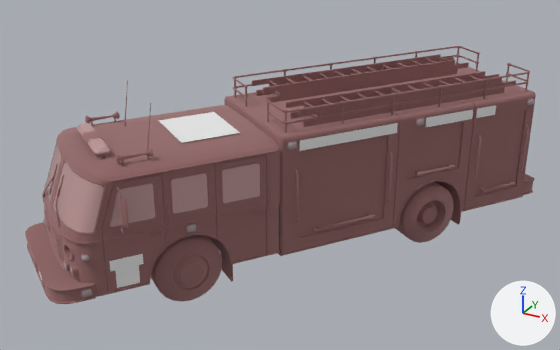
The glTF model glb/city/veh-bomberos.glb: old version first, new version second.
Rendered twice from a 50 mm lens placed at (5.28, -10.17, 6.19), pointed at (-0.19, -0.22, 1.21). Every picture has the same lights, and +X, +Y and +Z are marked at lower right. The first picture is the older version. Where no turn or scale is listed for an object, it has been applied to the vertices. Vertices at exactly the same position are counted once.

Objects in the first picture: 'fire_truck_firetruck_0', 'fire_truck_firetruck_decals_0', 'fire_truck_firetruck_glass_0', 'fire_truck_firetruck_glass_0.001', 'fire_truck_optics_tex_0'.
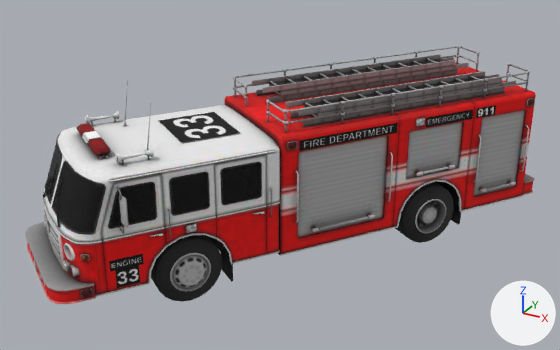
What differs and where, as boxes (x1, y1, x2, y2) in the pictures (560 x 350 px):
'fire_truck_firetruck_0', surface changed
    both: (25, 46, 536, 304)
'fire_truck_firetruck_glass_0', surface changed (darker)
    both: (46, 141, 260, 233)
'fire_truck_firetruck_decals_0', surface changed
    both: (39, 105, 496, 288)
'fire_truck_firetruck_glass_0.001', surface changed (pink to red)
    both: (77, 123, 110, 156)
'fire_truck_optics_tex_0', surface changed
    both: (43, 99, 534, 297)

Edits to the bpy script that builds the scene:
```text
Add img_image_4:
    img_image_4 = load_image('Image_4', '_unpacked/Image_4', 256, 256, 'sRGB')
Add img_image_3:
    img_image_3 = load_image('Image_3', '_unpacked/Image_3', 256, 256, 'sRGB')
Add img_image_2:
    img_image_2 = load_image('Image_2', '_unpacked/Image_2', 256, 256, 'sRGB')
Add img_image_1:
    img_image_1 = load_image('Image_1', '_unpacked/Image_1', 256, 256, 'sRGB')
Add img_image_0:
    img_image_0 = load_image('Image_0', '_unpacked/Image_0', 256, 256, 'sRGB')
Change mat_firetruck:
    remove mat_firetruck.base_color = (0.536, 0.322, 0.322)  # pink #c19a9a
    mat_firetruck.metallic: 1.0 -> 0.0
    add mat_firetruck.texture = img_image_0
    mat_firetruck.roughness: 1.0 -> 0.9
Change mat_firetruck_glass:
    where n0 = _N.new('ShaderNodeBsdfPrincipled'); n0.name = 'Principled BSDF'
    remove n0.inputs[0].default_value = (0.536, 0.322, 0.322, 1.0)  # 'Base Color', pink #c19a9a
    n0.inputs[2].default_value: 0.0 -> 0.9  # 'Roughness'
    add n2 = _N.new('ShaderNodeMath'); n2.name = 'Math'
    add n2.operation = 'MULTIPLY'
    add n2.inputs[1].default_value = 0.786  # 'Value'
    add n3 = _N.new('ShaderNodeTexImage'); n3.name = 'Image Texture'
    add n3.image = img_image_1
    add _L.new(n2.outputs[0], n0.inputs[4])  # 'Value' to 'Alpha'
    add _L.new(n3.outputs[0], n0.inputs[0])  # 'Color' to 'Base Color'
    add _L.new(n3.outputs[1], n2.inputs[0])  # 'Alpha' to 'Value'
Change mat_firetruck_glass_0:
    where n0 = _N.new('ShaderNodeBsdfPrincipled'); n0.name = 'Principled BSDF'
    remove n0.inputs[0].default_value = (0.536, 0.322, 0.322, 1.0)  # 'Base Color', pink #c19a9a
    n0.inputs[2].default_value: 0.0 -> 0.9  # 'Roughness'
    add n2 = _N.new('ShaderNodeMath'); n2.name = 'Math'
    add n2.operation = 'MULTIPLY'
    add n2.inputs[1].default_value = 0.865  # 'Value'
    add n3 = _N.new('ShaderNodeTexImage'); n3.name = 'Image Texture'
    add n3.image = img_image_2
    add _L.new(n2.outputs[0], n0.inputs[4])  # 'Value' to 'Alpha'
    add _L.new(n3.outputs[0], n0.inputs[0])  # 'Color' to 'Base Color'
    add _L.new(n3.outputs[1], n2.inputs[0])  # 'Alpha' to 'Value'
Change mat_firetruck_decals:
    remove mat_firetruck_decals.base_color = (0.813, 0.813, 0.813)  # white #e9e9e9
    add mat_firetruck_decals.texture = img_image_3
    mat_firetruck_decals.roughness: 1.0 -> 0.9
Change mat_optics_tex_0:
    remove mat_optics_tex_0.base_color = (0.373, 0.308, 0.321)  # grey #a4979a
    add mat_optics_tex_0.texture = img_image_4
    mat_optics_tex_0.roughness: 0.0 -> 0.9
Change me_fire_truck_firetruck_0:
    where me_fire_truck_firetruck_0.from_pydata(...)  # 6901 vertices, 11370 faces; spans x -3.16..3.21, y -3.92..3.97, z -0.01..2.92
    used by ob_fire_truck_firetruck_0; location = (0.0, 0.0, 0.0)
    me_fire_truck_firetruck_0 part 1: texture (UV) coordinates changed
```
